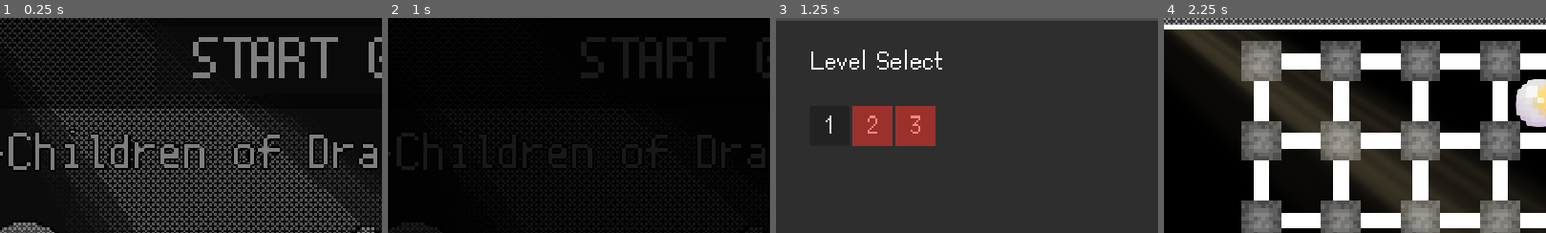
Above: before the commit, frames 1-4 (left to right).
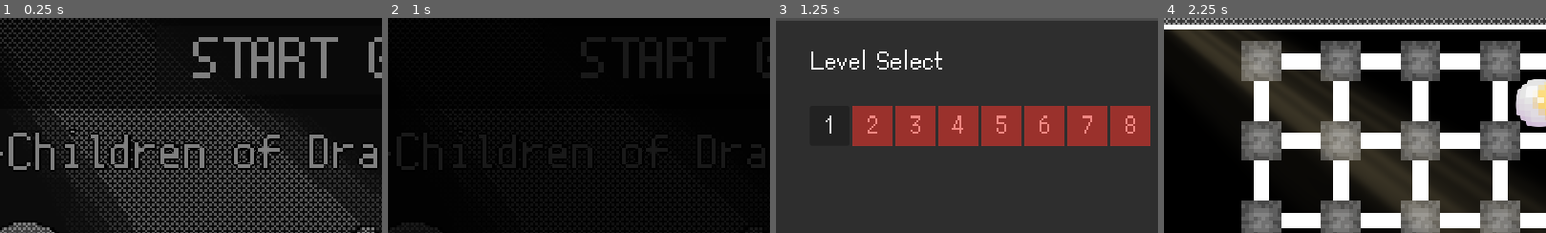
Above: after the commit, the same moments.

Repository: r8114wjbn9118/Hello-Godot-Game-Jam-1
Game: Godot game, scene res://scene/title.tscn
The game is run twice, just before and just after one commit, with the same random seed, the same clock (stepped at 60 frames per second) and the same inputs. The engine's default icon, where the game draws it, is replaced by a stand-in: a white triangle on a blue panel in a dark square.
Inputs (mouse positions are % of the whole screen's width and height, from its top left):
- Up to frame 1 (0.25 s): no input
- Up to frame 2 (1 s): tap Enter (ui_accept) at 0.5, 0.77 s; move the mouse to (72, 45) at 0.52 s; hold Right (ui_right) from 0.53 s (still down); hold Z (z) from 0.53 s (still down)
- Up to frame 3 (1.25 s): keep holding Right (ui_right); keep holding Z (z)
- Up to frame 4 (2.25 s): move the mouse to (30, 55) at 1.27 s; release Right (ui_right) at 1.28 s; release Z (z) at 1.28 s; hold Down (ui_down) 1.28-2 s; tap Z (z) at 1.35 s; tap Enter (ui_accept) at 1.52 s; click "1" at 2 s
The pictures show only the part of the screen within x 6-56%, y 3-53%; the shares and areas given below are measured in that part.

Frames 1-2 are identical in both runs. In frame 3, 9.8% of the frame differs, in the area x 42-98%, y 40-60%; in frame 4, nothing differs.

Commit message:
add level path

Diff:
--- a/script/GameManager.gd
+++ b/script/GameManager.gd
@@ -7,7 +7,12 @@
 var LEVEL:Array = [null, ## 0留空
 	"res://scene/level/Level_1.tscn",
 	"res://scene/level/Level_2.tscn",
-	"res://scene/level/Level_3.tscn"
+	"res://scene/level/Level_3.tscn",
+	"res://scene/level/Level_4.tscn",
+	"res://scene/level/Level_5.tscn",
+	"res://scene/level/Level_6.tscn",
+	"res://scene/level/Level_7.tscn",
+	"res://scene/level/Level_8.tscn"
 ]
 func get_available_level()-> int:
 	return LEVEL.size()-1
